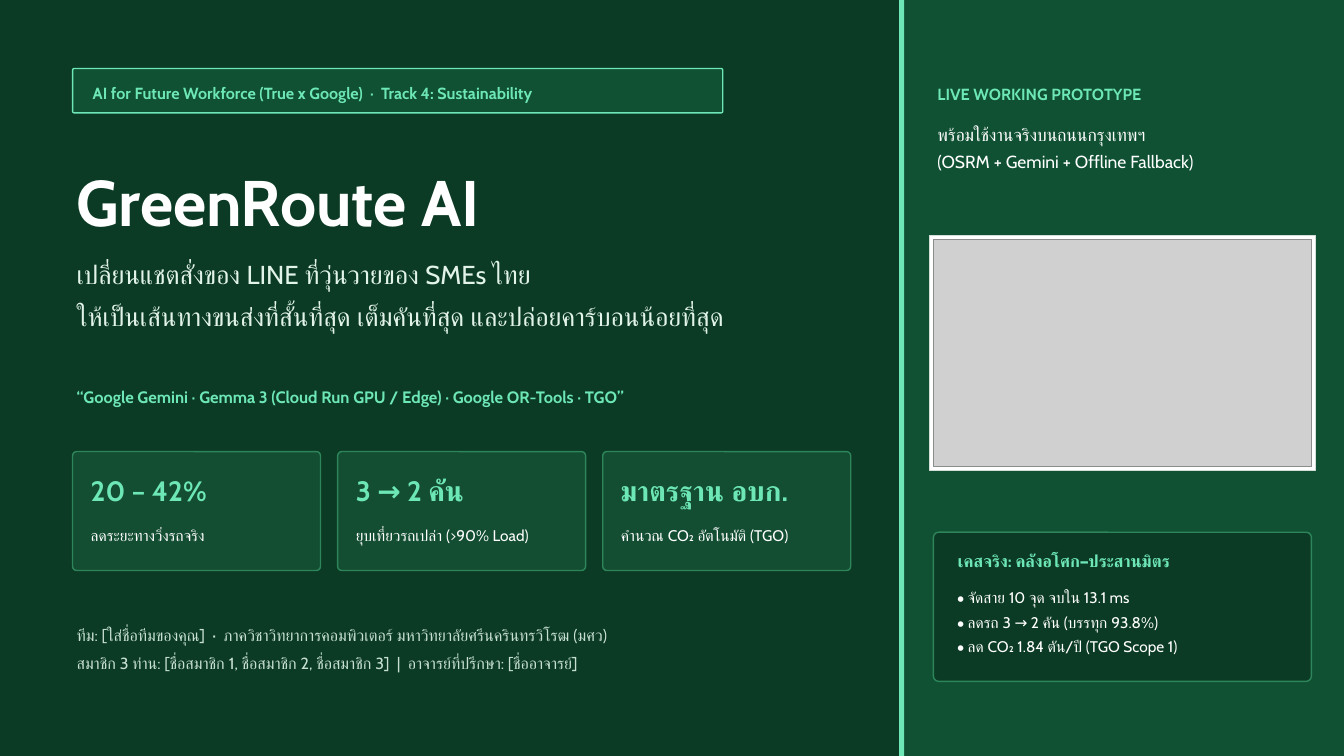
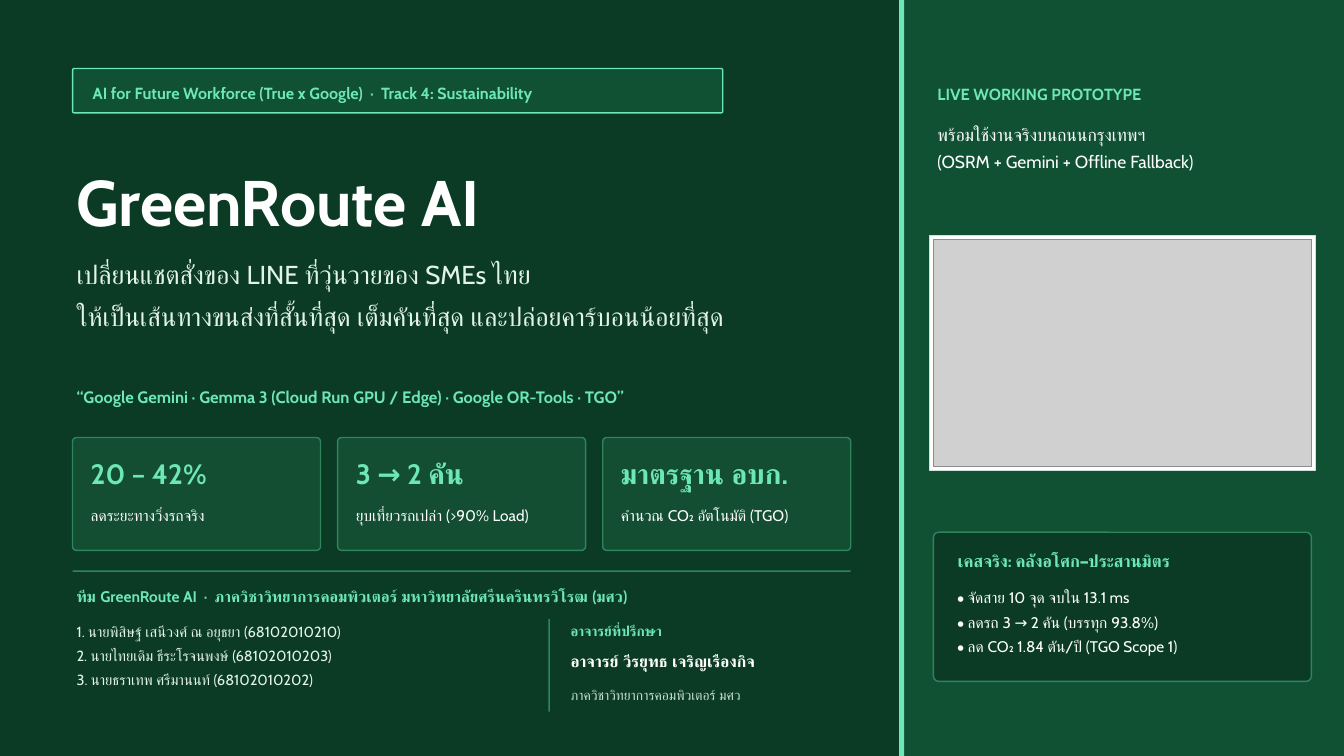
Before and after one commit to AkashiZai/TRUEAI, a slide deck: slide 1 of pitch/GreenRoute_AI_Pitch_Deck.pptx. Drawn at 1344x756 pixels with LibreOffice and Linux fonts; fonts in the diff are those of the drawing; grey boxes stand for pictures. Boxes give left, top, right and bottom in pixels: in the first picture for what was removed or moved away, otherwise in the second. Text is boxed around its words. In the diff, an @@ line names an element or a change of style, - is before the commit and + after.

Commit message:
docs(pitch): fill in SWU team members, student IDs, and faculty advisor on Slide 1 and pitch docs

```diff
--- a/pitch/GreenRoute_AI_Pitch_Deck.pptx
+++ b/pitch/GreenRoute_AI_Pitch_Deck.pptx
@@ rounded rectangle: place and size @@
-rounded rectangle at <box>73,452,321,571</box>
+rounded rectangle at <box>73,438,321,551</box>
@@ rounded rectangle: place and size @@
-rounded rectangle at <box>338,452,586,571</box>
+rounded rectangle at <box>338,438,586,551</box>
@@ rounded rectangle: place and size @@
-rounded rectangle at <box>603,452,851,571</box>
+rounded rectangle at <box>603,438,851,551</box>
@@ 3 texts: place and size @@
-3 texts at <box>91,479,789,509</box>
+3 texts at <box>91,463,789,493</box>
@@ 3 texts: place and size @@
-3 texts at <box>91,529,788,546</box>
+3 texts at <box>91,509,788,526</box>
@@ rectangle added at <box>73,571,851,572</box>, fill #2E855B @@
@@ text at <box>77,589,627,604</box>: text changed; size 11.5 to 11 pt; text colour #C6DFD2 to #6EE7B7; bold on @@
-ทีม: [ใส่ชื่อทีมของคุณ] · ภาควิชาวิทยาการคอมพิวเตอร์ มหาวิทยาลัยศรีนครินทรวิโรฒ (มศว)
-สมาชิก 3 ท่าน: [ชื่อสมาชิก 1, ชื่อสมาชิก 2, ชื่อสมาชิก 3] | อาจารย์ที่ปรึกษา: [ชื่ออาจารย์]
+ทีม GreenRoute AI · ภาควิชาวิทยาการคอมพิวเตอร์ มหาวิทยาลัยศรีนครินทรวิโรฒ (มศว)
@@ text added at <box>77,626,341,687</box>, 10.5 pt, text #E2F3EA @@
+1. นายพิสิษฐ์ เสนีวงศ์ ณ อยุธยา (68102010210)
+2. นายไทยเดิม ธีระโรจนพงษ์ (68102010203)
+3. นายธราเทพ ศรีมานนท์ (68102010202)
@@ rectangle added at <box>548,619,549,712</box>, fill #2E855B @@
@@ text added at <box>571,625,662,636</box>, 10 pt, text #6EE7B7, bold @@
+อาจารย์ที่ปรึกษา
@@ text added at <box>571,654,755,672</box>, 11.5 pt, text #FFFFFF, bold @@
+อาจารย์ วีรยุทธ เจริญเรืองกิจ
@@ text added at <box>571,689,741,700</box>, 9.8 pt, text #C6DFD2 @@
+ภาควิชาวิทยาการคอมพิวเตอร์ มศว
```
Also in this commit, not shown: 3 other files.
